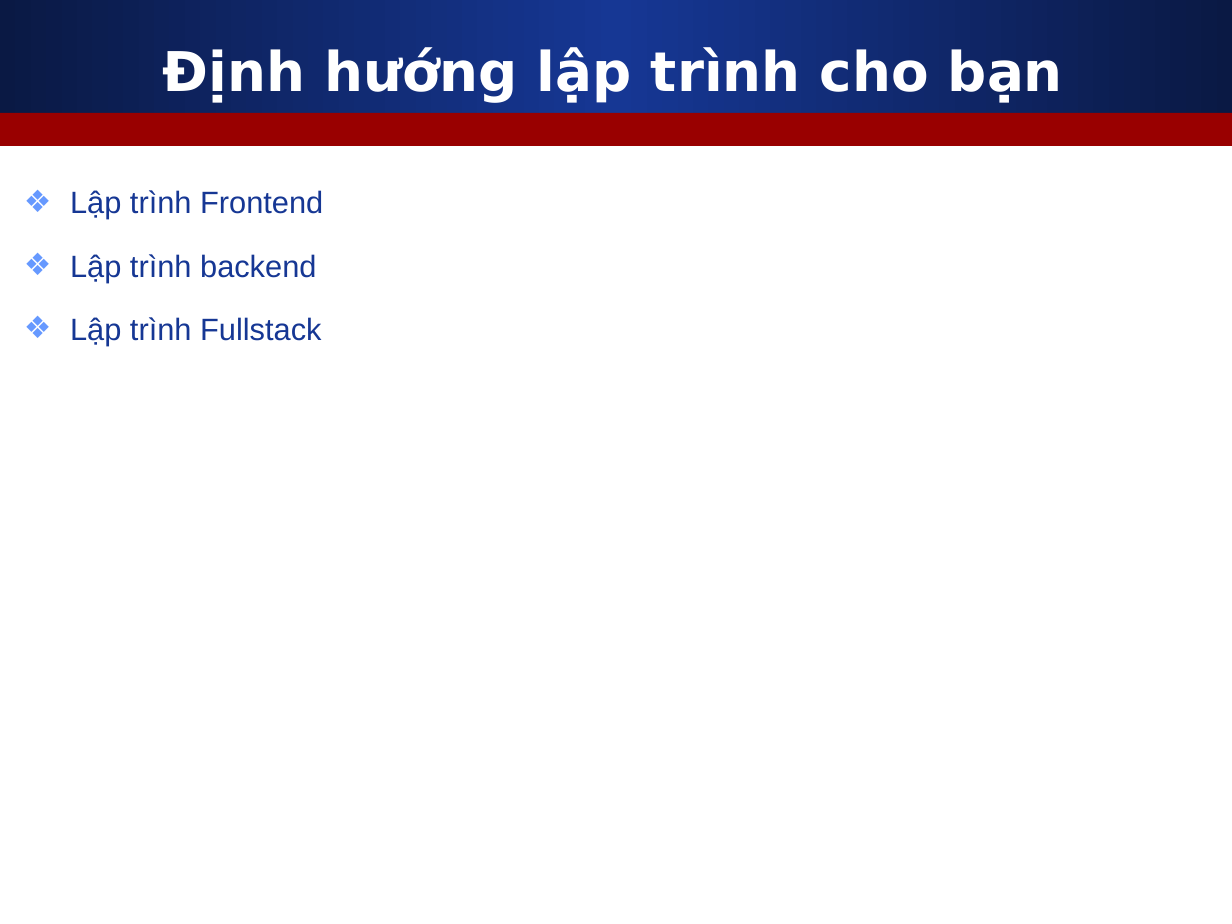
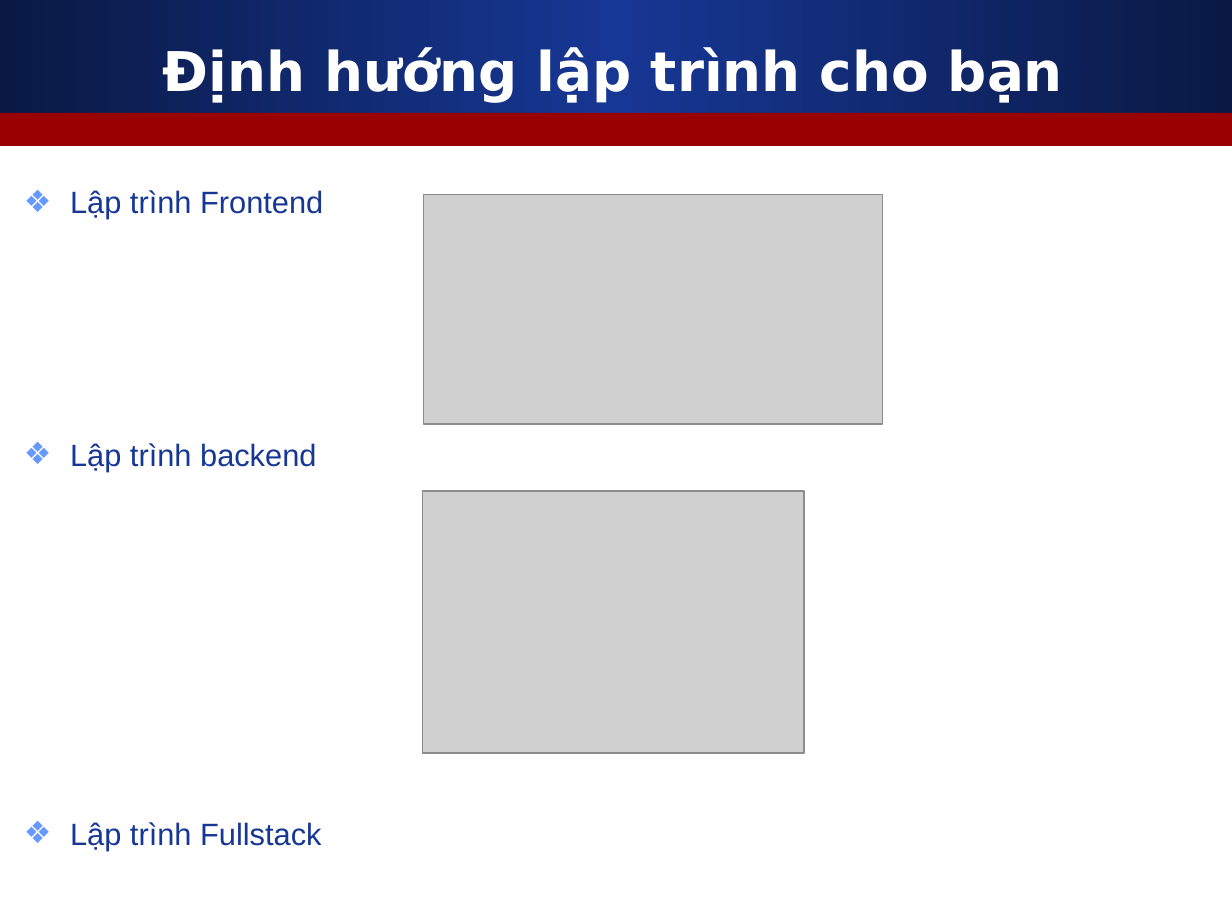
Before and after one commit to Tuhyle/phpdevpro_43, a slide deck: slide 8 of Day01_HTML/Slides/1_Gioi_thieu_khoa_hoc.ppt. Drawn at 1232x924 pixels with LibreOffice and Linux fonts; fonts in the diff are those of the drawing; grey boxes stand for pictures. Boxes give left, top, right and bottom in pixels: in the first picture for what was removed or moved away, otherwise in the second. Text is boxed around its words. In the diff, an @@ line names an element or a change of style, - is before the commit and + after.

```diff
--- a/Day01_HTML/Slides/1_Gioi_thieu_khoa_hoc.ppt
+++ b/Day01_HTML/Slides/1_Gioi_thieu_khoa_hoc.ppt
@@ text "Lập trình Frontend" rewrapped from box(70, 190, 323, 345) to box(70, 190, 323, 851) @@
@@ picture added at box(424, 195, 883, 424) @@
@@ picture added at box(423, 492, 803, 754) @@
```
Also in this commit, not shown: 2 other slides changed, 2 other files.
